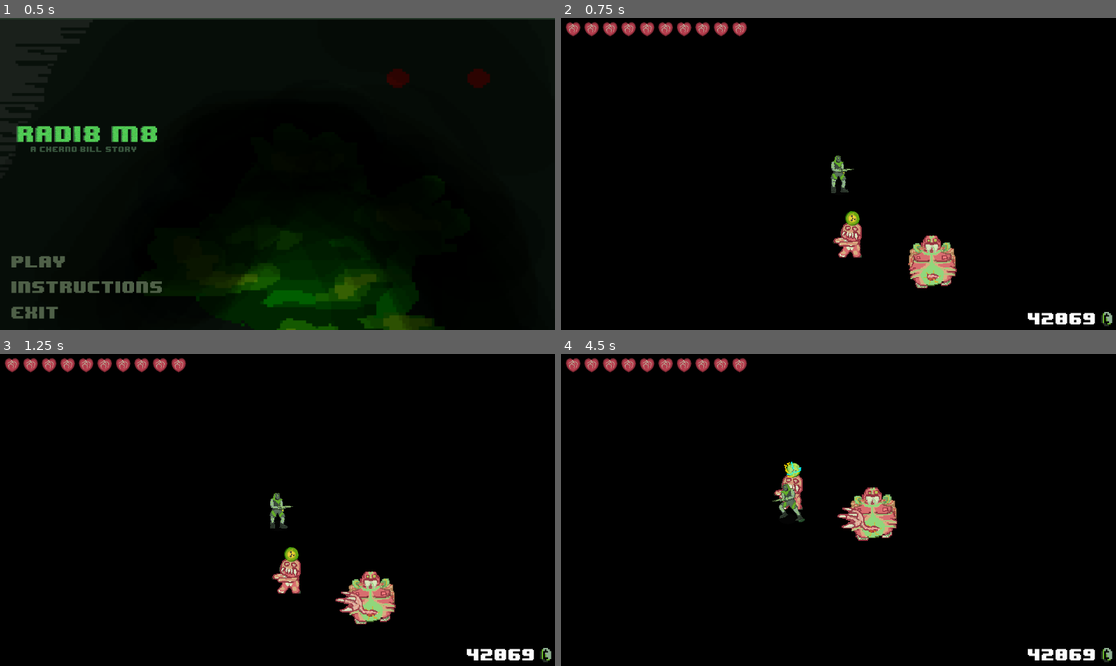
Above: before the commit, frames 1-4 (two rows, left to right).
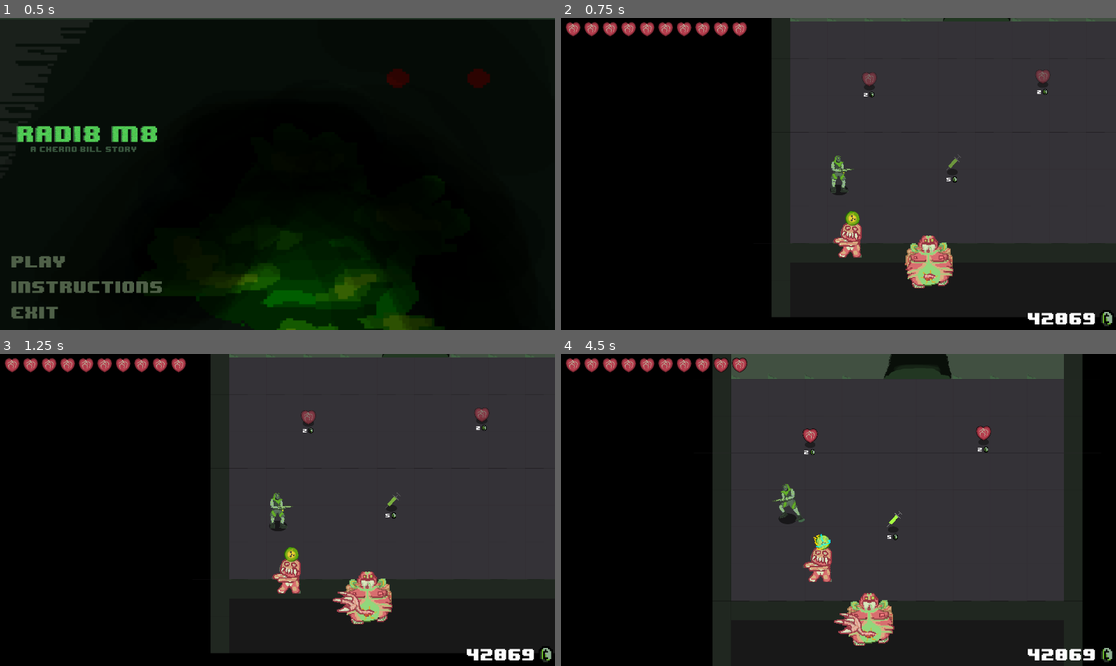
Above: after the commit, the same moments.

Repository: DevFTB/radi8-m8
Game: Godot game, scene res://Scenes/MainMenu.tscn
Same seed, same stepped clock (60 frames per second), same inputs: the game is played once before the commit and once after it.
Inputs (mouse positions are in pixels of both pictures, inside the frame that each line leads up to):
- Up to frame 1 (0.5 s): no input
- Up to frame 2 (0.75 s): click (649, 261) at 0.5 s
- Up to frame 3 (1.25 s): no input
- Up to frame 4 (4.5 s): move the mouse to (960, 494) at 1.27 s; press the mouse at (960, 494) at 1.28 s; hold Right (ui_right) 1.28-2.03 s; move the mouse to (727, 525) at 2.02 s; release the mouse at (727, 525) at 2.03 s; hold Down (ui_down) 2.03-2.78 s; tap Space (dash) at 2.1 s; move the mouse to (894, 441) at 2.77 s; hold Right (ui_right) 2.78-3.53 s; right-click (894, 441) at 2.85 s; move the mouse to (810, 572) at 3.52 s; hold Up (ui_up) 3.53-4.28 s; click (810, 572) at 3.6 s; move the mouse to (1005, 556) at 4.27 s; hold Left (ui_left) from 4.28 s (still down); hold Space (dash) from 4.28 s (still down)

Frame 1 is identical in both runs. In frame 2, 49% of the frame differs, in the area x 37-100%, y 0-96%; in frame 3, 49%; in frame 4, 58%, in the area x 27-94%, y 0-100%.
Error before the commit: Invalid call. Nonexistent function 'instance' in base 'Nil'. (res://Scripts/Layout/room_controller.gd:66)

Commit message:
Merge scene fixes

Diff:
--- a/game/Assets/Tilesets/room2.tres
+++ b/game/Assets/Tilesets/room2.tres
@@ -2,50 +2,98 @@
 
 [ext_resource path="res://Assets/Tiles/tilemap_123.png" type="Texture" id=1]
 
-[sub_resource type="ConvexPolygonShape2D" id=13]
-points = PoolVector2Array( 0, 0, 128, 0, 128, 128, 0, 128 )
-
-[sub_resource type="ConvexPolygonShape2D" id=14]
-points = PoolVector2Array( 0, 0, 128, 0, 128, 128, 0, 128 )
-
-[sub_resource type="ConvexPolygonShape2D" id=15]
-points = PoolVector2Array( 0, 0, 128, 0, 128, 128, 0, 128 )
-
-[sub_resource type="ConvexPolygonShape2D" id=16]
-points = PoolVector2Array( 0, 0, 128, 0, 128, 128, 0, 128 )
-
-[sub_resource type="ConvexPolygonShape2D" id=17]
-points = PoolVector2Array( 0, 0, 128, 0, 128, 128, 0, 128 )
-
-[sub_resource type="ConvexPolygonShape2D" id=18]
-points = PoolVector2Array( 0, 0, 128, 0, 128, 128, 0, 128 )
+[sub_resource type="ConvexPolygonShape2D" id=1]
+points = PoolVector2Array( 0, 0, 128, 0, 128, 128, 0, 128 )
+
+[sub_resource type="ConvexPolygonShape2D" id=2]
+points = PoolVector2Array( 0, 0, 128, 0, 128, 128, 0, 128 )
+
+[sub_resource type="ConvexPolygonShape2D" id=3]
+points = PoolVector2Array( 0, 0, 128, 0, 128, 128, 0, 128 )
+
+[sub_resource type="ConvexPolygonShape2D" id=4]
+points = PoolVector2Array( 0, 0, 128, 0, 128, 128, 0, 128 )
+
+[sub_resource type="ConvexPolygonShape2D" id=5]
+points = PoolVector2Array( 0, 0, 128, 0, 128, 128, 0, 128 )
+
+[sub_resource type="ConvexPolygonShape2D" id=6]
+points = PoolVector2Array( 0, 0, 128, 0, 128, 128, 0, 128 )
+
+[sub_resource type="NavigationPolygon" id=7]
+vertices = PoolVector2Array( 0, 0, 128, 0, 128, 128, 0, 128 )
+polygons = [ PoolIntArray( 0, 1, 2, 3 ) ]
+
+[sub_resource type="NavigationPolygon" id=8]
+vertices = PoolVector2Array( 128, 0, 0, 0, 0, 128, 128, 128 )
+polygons = [ PoolIntArray( 0, 1, 2, 3 ) ]
+
+[sub_resource type="NavigationPolygon" id=9]
+vertices = PoolVector2Array( 128, 0, 0, 0, 0, 128, 128, 128 )
+polygons = [ PoolIntArray( 0, 1, 2, 3 ) ]
+
+[sub_resource type="NavigationPolygon" id=10]
+vertices = PoolVector2Array( 128, 0, 0, 0, 0, 128, 128, 128 )
+polygons = [ PoolIntArray( 0, 1, 2, 3 ) ]
+
+[sub_resource type="NavigationPolygon" id=11]
+vertices = PoolVector2Array( 128, 0, 0, 0, 0, 128, 128, 128 )
+polygons = [ PoolIntArray( 0, 1, 2, 3 ) ]
+
+[sub_resource type="NavigationPolygon" id=12]
+vertices = PoolVector2Array( 0, 0, 128, 0, 128, 128, 0, 128 )
+polygons = [ PoolIntArray( 0, 1, 2, 3 ) ]
+
+[sub_resource type="NavigationPolygon" id=13]
+vertices = PoolVector2Array( 0, 0, 128, 0, 128, 128, 0, 128 )
+polygons = [ PoolIntArray( 0, 1, 2, 3 ) ]
+
+[sub_resource type="NavigationPolygon" id=14]
+vertices = PoolVector2Array( 128, 0, 0, 0, 0, 128, 128, 128 )
+polygons = [ PoolIntArray( 0, 1, 2, 3 ) ]
+
+[sub_resource type="NavigationPolygon" id=15]
+vertices = PoolVector2Array( 128, 0, 0, 0, 0, 128, 128, 128 )
+polygons = [ PoolIntArray( 0, 1, 2, 3 ) ]
+
+[sub_resource type="NavigationPolygon" id=16]
+vertices = PoolVector2Array( 128, 0, 0, 0, 0, 128, 128, 128 )
+polygons = [ PoolIntArray( 0, 1, 2, 3 ) ]
+
+[sub_resource type="NavigationPolygon" id=17]
+vertices = PoolVector2Array( 128, 0, 0, 0, 0, 128, 128, 128 )
+polygons = [ PoolIntArray( 0, 1, 2, 3 ) ]
+
+[sub_resource type="NavigationPolygon" id=18]
+vertices = PoolVector2Array( 128, 0, 0, 0, 0, 128, 128, 128 )
+polygons = [ PoolIntArray( 0, 1, 2, 3 ) ]
 
 [sub_resource type="NavigationPolygon" id=19]
+vertices = PoolVector2Array( 128, 0, 0, 0, 0, 128, 128, 128 )
+polygons = [ PoolIntArray( 0, 1, 2, 3 ) ]
+
+[sub_resource type="NavigationPolygon" id=20]
+vertices = PoolVector2Array( 128, 0, 0, 0, 0, 128, 128, 128 )
+polygons = [ PoolIntArray( 0, 1, 2, 3 ) ]
+
+[sub_resource type="NavigationPolygon" id=21]
+vertices = PoolVector2Array( 128, 0, 0, 0, 0, 128, 128, 128 )
+polygons = [ PoolIntArray( 0, 1, 2, 3 ) ]
+
+[sub_resource type="NavigationPolygon" id=22]
 vertices = PoolVector2Array( 0, 0, 128, 0, 128, 128, 0, 128 )
 polygons = [ PoolIntArray( 0, 1, 2, 3 ) ]
 
-[sub_resource type="NavigationPolygon" id=20]
-vertices = PoolVector2Array( 128, 0, 0, 0, 0, 128, 128, 128 )
-polygons = [ PoolIntArray( 0, 1, 2, 3 ) ]
-
-[sub_resource type="NavigationPolygon" id=21]
-vertices = PoolVector2Array( 128, 0, 0, 0, 0, 128, 128, 128 )
-polygons = [ PoolIntArray( 0, 1, 2, 3 ) ]
-
-[sub_resource type="NavigationPolygon" id=22]
-vertices = PoolVector2Array( 128, 0, 0, 0, 0, 128, 128, 128 )
-polygons = [ PoolIntArray( 0, 1, 2, 3 ) ]
-
 [sub_resource type="NavigationPolygon" id=23]
 vertices = PoolVector2Array( 128, 0, 0, 0, 0, 128, 128, 128 )
 polygons = [ PoolIntArray( 0, 1, 2, 3 ) ]
 
 [sub_resource type="NavigationPolygon" id=24]
-vertices = PoolVector2Array( 0, 0, 128, 0, 128, 128, 0, 128 )
+vertices = PoolVector2Array( 128, 0, 0, 0, 0, 128, 128, 128 )
 polygons = [ PoolIntArray( 0, 1, 2, 3 ) ]
 
 [sub_resource type="NavigationPolygon" id=25]
-vertices = PoolVector2Array( 0, 0, 128, 0, 128, 128, 0, 128 )
+vertices = PoolVector2Array( 128, 0, 0, 0, 0, 128, 128, 128 )
 polygons = [ PoolIntArray( 0, 1, 2, 3 ) ]
 
 [sub_resource type="NavigationPolygon" id=26]
@@ -60,85 +108,37 @@
 vertices = PoolVector2Array( 128, 0, 0, 0, 0, 128, 128, 128 )
 polygons = [ PoolIntArray( 0, 1, 2, 3 ) ]
 
-[sub_resource type="NavigationPolygon" id=29]
-vertices = PoolVector2Array( 128, 0, 0, 0, 0, 128, 128, 128 )
-polygons = [ PoolIntArray( 0, 1, 2, 3 ) ]
-
-[sub_resource type="NavigationPolygon" id=30]
-vertices = PoolVector2Array( 128, 0, 0, 0, 0, 128, 128, 128 )
-polygons = [ PoolIntArray( 0, 1, 2, 3 ) ]
-
-[sub_resource type="NavigationPolygon" id=31]
-vertices = PoolVector2Array( 128, 0, 0, 0, 0, 128, 128, 128 )
-polygons = [ PoolIntArray( 0, 1, 2, 3 ) ]
-
-[sub_resource type="NavigationPolygon" id=32]
-vertices = PoolVector2Array( 128, 0, 0, 0, 0, 128, 128, 128 )
-polygons = [ PoolIntArray( 0, 1, 2, 3 ) ]
-
-[sub_resource type="NavigationPolygon" id=33]
-vertices = PoolVector2Array( 128, 0, 0, 0, 0, 128, 128, 128 )
-polygons = [ PoolIntArray( 0, 1, 2, 3 ) ]
-
-[sub_resource type="NavigationPolygon" id=34]
-vertices = PoolVector2Array( 0, 0, 128, 0, 128, 128, 0, 128 )
-polygons = [ PoolIntArray( 0, 1, 2, 3 ) ]
-
-[sub_resource type="NavigationPolygon" id=35]
-vertices = PoolVector2Array( 128, 0, 0, 0, 0, 128, 128, 128 )
-polygons = [ PoolIntArray( 0, 1, 2, 3 ) ]
-
-[sub_resource type="NavigationPolygon" id=36]
-vertices = PoolVector2Array( 128, 0, 0, 0, 0, 128, 128, 128 )
-polygons = [ PoolIntArray( 0, 1, 2, 3 ) ]
-
-[sub_resource type="NavigationPolygon" id=37]
-vertices = PoolVector2Array( 128, 0, 0, 0, 0, 128, 128, 128 )
-polygons = [ PoolIntArray( 0, 1, 2, 3 ) ]
-
-[sub_resource type="NavigationPolygon" id=38]
-vertices = PoolVector2Array( 128, 0, 0, 0, 0, 128, 128, 128 )
-polygons = [ PoolIntArray( 0, 1, 2, 3 ) ]
-
-[sub_resource type="NavigationPolygon" id=39]
-vertices = PoolVector2Array( 128, 0, 0, 0, 0, 128, 128, 128 )
-polygons = [ PoolIntArray( 0, 1, 2, 3 ) ]
-
-[sub_resource type="NavigationPolygon" id=40]
-vertices = PoolVector2Array( 128, 0, 0, 0, 0, 128, 128, 128 )
-polygons = [ PoolIntArray( 0, 1, 2, 3 ) ]
-
-[sub_resource type="ConvexPolygonShape2D" id=41]
+[sub_resource type="ConvexPolygonShape2D" id=29]
 points = PoolVector2Array( 128, 128, 0, 128, 0, 0, 128, 0 )
 
-[sub_resource type="ConvexPolygonShape2D" id=3]
+[sub_resource type="ConvexPolygonShape2D" id=30]
 points = PoolVector2Array( 0, 128, 128, 128, 128, 128, 0, 128 )
 
-[sub_resource type="ConvexPolygonShape2D" id=42]
-points = PoolVector2Array( 0, 128, 128, 128, 128, 256, 0, 256 )
-
-[sub_resource type="ConvexPolygonShape2D" id=5]
-points = PoolVector2Array( 0, 0, 128, 0, 128, 128, 0, 128 )
-
-[sub_resource type="ConvexPolygonShape2D" id=6]
-points = PoolVector2Array( 0, 0, 128, 0, 128, 128, 0, 128 )
-
-[sub_resource type="ConvexPolygonShape2D" id=7]
-points = PoolVector2Array( 0, 128, 128, 128, 128, 256, 0, 256 )
-
-[sub_resource type="ConvexPolygonShape2D" id=8]
-points = PoolVector2Array( 0, 128, 128, 128, 128, 256, 0, 256 )
-
-[sub_resource type="ConvexPolygonShape2D" id=9]
-points = PoolVector2Array( 0, 128, 128, 128, 128, 256, 0, 256 )
-
-[sub_resource type="ConvexPolygonShape2D" id=10]
-points = PoolVector2Array( 0, 128, 128, 128, 128, 256, 0, 256 )
-
-[sub_resource type="ConvexPolygonShape2D" id=11]
-points = PoolVector2Array( 0, 128, 128, 128, 128, 256, 0, 256 )
-
-[sub_resource type="ConvexPolygonShape2D" id=12]
+[sub_resource type="ConvexPolygonShape2D" id=31]
+points = PoolVector2Array( 0, 128, 128, 128, 128, 256, 0, 256 )
+
+[sub_resource type="ConvexPolygonShape2D" id=32]
+points = PoolVector2Array( 0, 0, 128, 0, 128, 128, 0, 128 )
+
+[sub_resource type="ConvexPolygonShape2D" id=33]
+points = PoolVector2Array( 0, 0, 128, 0, 128, 128, 0, 128 )
+
+[sub_resource type="ConvexPolygonShape2D" id=34]
+points = PoolVector2Array( 0, 128, 128, 128, 128, 256, 0, 256 )
+
+[sub_resource type="ConvexPolygonShape2D" id=35]
+points = PoolVector2Array( 0, 128, 128, 128, 128, 256, 0, 256 )
+
+[sub_resource type="ConvexPolygonShape2D" id=36]
+points = PoolVector2Array( 0, 128, 128, 128, 128, 256, 0, 256 )
+
+[sub_resource type="ConvexPolygonShape2D" id=37]
+points = PoolVector2Array( 0, 128, 128, 128, 128, 256, 0, 256 )
+
+[sub_resource type="ConvexPolygonShape2D" id=38]
+points = PoolVector2Array( 0, 128, 128, 128, 128, 256, 0, 256 )
+
+[sub_resource type="ConvexPolygonShape2D" id=39]
 points = PoolVector2Array( 0, 128, 128, 128, 128, 256, 0, 256 )
 
 [resource]
--- a/game/NavTest.tscn
+++ b/game/NavTest.tscn
@@ -38,6 +38,7 @@
 [node name="RoomController" type="Node" parent="."]
 script = ExtResource( 6 )
 room_possibilities = [ ExtResource( 1 ), ExtResource( 2 ) ]
+shop = ExtResource( 10 )
 
 [node name="CanvasLayer" parent="." instance=ExtResource( 9 )]
 player_path = NodePath("../Player")
Not shown: 7 places in game/Assets/Tilesets/room2.tres that only renumber resources
Not shown: 1 places in game/NavTest.tscn that only renumber resources
